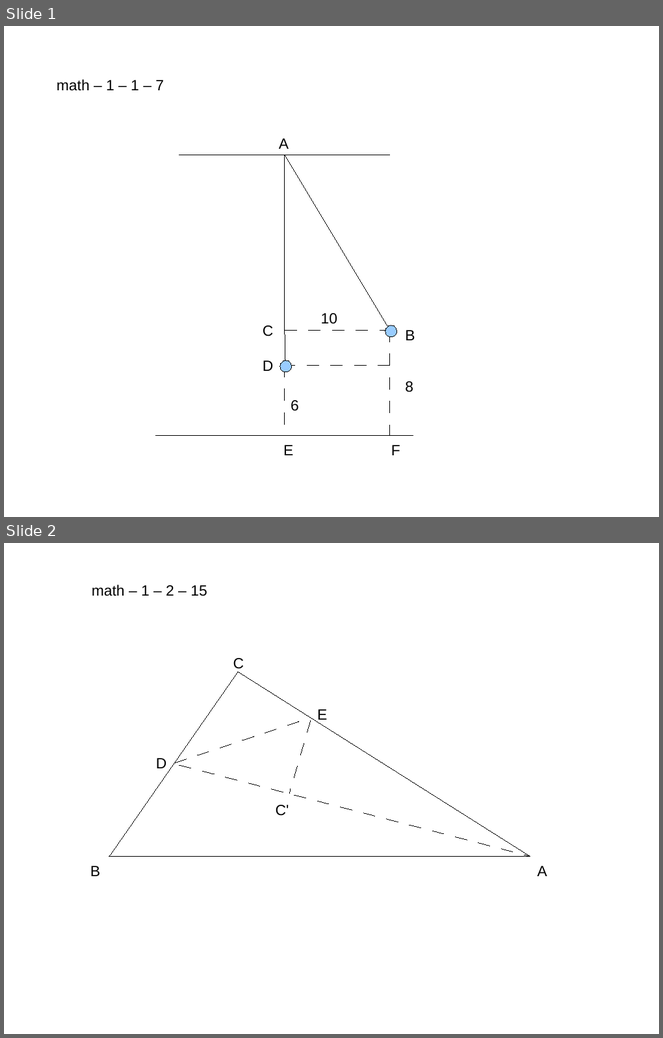
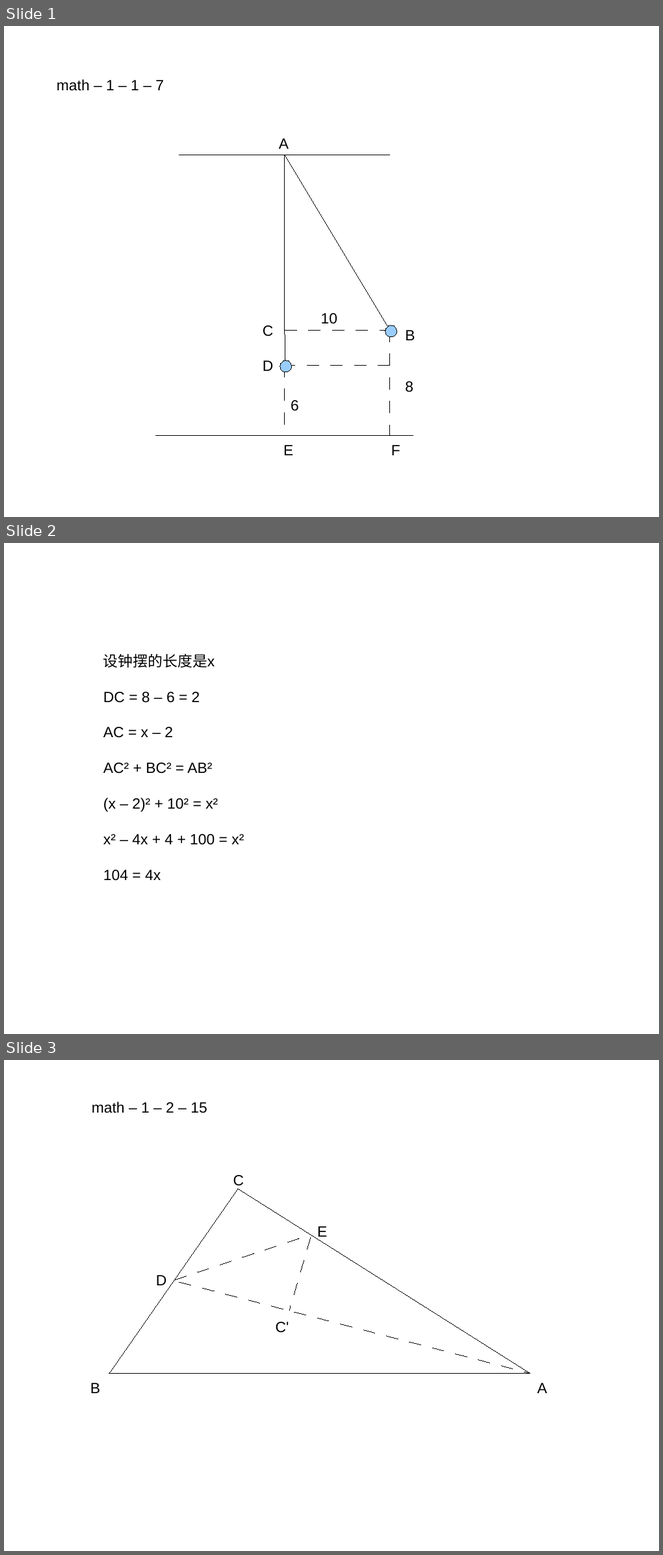
Before and after one commit to ericzhang/english-math, a slide deck: 2025-11-01/exam-solution.odp. Shown one above the other, each under a label of ours: slides 1 and 2 before the commit, slides 1, 2 and 3 after it. The pictures are 663x1038 and 663x1555 pixels, drawn with LibreOffice and Linux fonts; fonts in the diff are those of the drawing. Boxes give left, top, right and bottom in pixels: in the first picture for what was removed or moved away, otherwise in the second. Text is boxed around its words. In the diff, an @@ line names an element or a change of style, - is before the commit and + after.

```diff
--- a/2025-11-01/exam-solution.odp
+++ b/2025-11-01/exam-solution.odp
@@ slide 2 added at bbox=[4, 543, 659, 1034], background #FFFFFF @@
@@ text added at bbox=[103, 653, 244, 881], 18 pt, text #000000 @@
+设钟摆的长度是x
+DC = 8 – 6 = 2
+AC = x – 2
+AC² + BC² = AB²
+(x – 2)² + 10² = x²
+x² – 4x + 4 + 100 = x²
+104 = 4x
@@ what was slide 2 is now slide 3 @@
```
Also in this commit, not shown: 2 other slides added, 4 other files.
